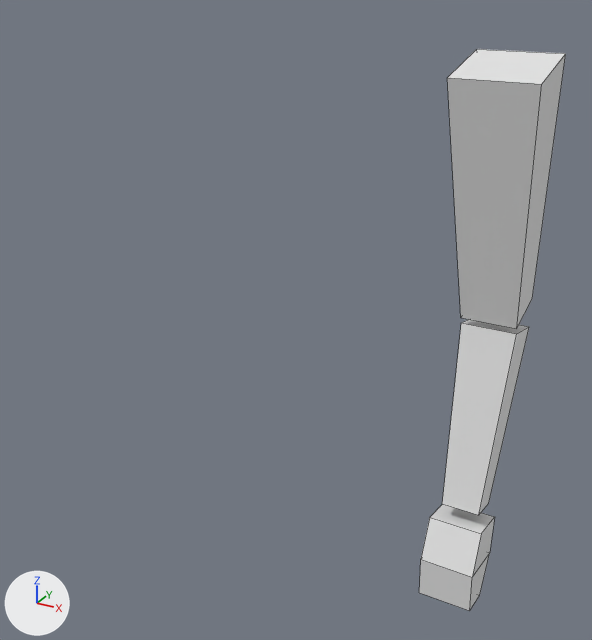
One commit to the Blender file Arm.blend: the scene before it, then after it.
The view is the same before and after, from a camera (50 mm lens) standing at (1.7, -6.66, 4.92) and looking at (-1.92, -0.07, 1.63). Lighting does not change. The marker at lower left points along +X, +Y and +Z. Mesh edges are drawn as thin lines.

Before the edit, the objects in view are built like this:
```python
me_cube_002 = bpy.data.meshes.new('Cube.002')
me_cube_002.from_pydata(...)  # 12 vertices, 10 faces; spans x -0.25..0.25, y -0.305..0.305, z -0.403..0.403
me_cube_003 = bpy.data.meshes.new('Cube.003')
me_cube_003.from_pydata(...)  # 8 vertices, 6 faces; spans x -0.35..0.35, y -0.35..0.35, z -0.88..1.32
me_cube_004 = bpy.data.meshes.new('Cube.004')
me_cube_004.from_pydata(...)  # 8 vertices, 6 faces; spans x -0.25..0.25, y -0.25..0.25, z -0.88..0.88
me_cube_005 = bpy.data.meshes.new('Cube.005')
me_cube_005.from_pydata(...)  # 12 vertices, 10 faces; spans x -0.25..0.25, y -0.305..0.305, z -0.403..0.403
ob_geo_hand = bpy.data.objects.new('GEO_Hand', me_cube_002)
ob_geo_hand.location = (0.0, -0.38, -0.32)
ob_geo_hand.rotation_euler = (-0.244, 0.0, 0.0)  # degrees (-14, 0, 0)
ob_geo_hand_001 = bpy.data.objects.new('GEO_Hand.001', me_cube_005)
ob_geo_hand_001.location = (0.0, -0.38, -0.32)
ob_geo_hand_001.rotation_euler = (-0.244, 0.0, 0.0)  # degrees (-14, 0, 0)
ob_geo_hand_001.hide_set(True)  # its collection is switched off
ob_geo_lowerarm_001 = bpy.data.objects.new('GEO_LowerArm.001', me_cube_004)
ob_geo_lowerarm_001.location = (0.0, 0.0, 1.03)
ob_geo_lowerarm_001.rotation_euler = (-0.246, 0.0, 0.0)  # degrees (-14, 0, 0)
ob_geo_lowerarm_001.hide_set(True)  # its collection is switched off
ob_geo_upperarm_001 = bpy.data.objects.new('GEO_UpperArm.001', me_cube_003)
ob_geo_upperarm_001.location = (0.0, 0.0, 2.91)
ob_geo_upperarm_001.rotation_euler = (0.212, 0.0, 0.0)  # degrees (12, 0, 0)
ob_geo_upperarm_001.hide_set(True)  # its collection is switched off
# also in view: 'GEO_LowerArm' at (0.0, 0.04, 1.04); 'GEO_UpperArm' at (0.0, -0.09, 3.13)
```
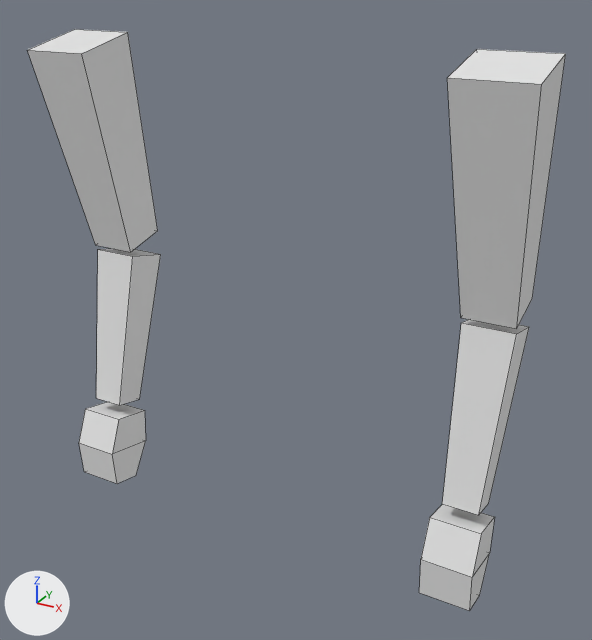
The change, as JSON lines over the scene's bpy script:
```json
{"op": "set", "path": "ob_geo_upperarm_001.location", "old": "(0.0, 0.0, 2.91)", "new": "(-4.24, 0.0, 2.91)"}
{"op": "remove", "block": "ob_geo_upperarm_001", "code": "ob_geo_upperarm_001.hide_set(True)  # its collection is switched off"}
{"op": "set", "path": "ob_geo_lowerarm_001.location", "old": "(0.0, 0.0, 1.03)", "new": "(-4.24, 0.0, 1.03)"}
{"op": "remove", "block": "ob_geo_lowerarm_001", "code": "ob_geo_lowerarm_001.hide_set(True)  # its collection is switched off"}
{"op": "set", "path": "ob_geo_hand_001.location", "old": "(0.0, -0.38, -0.32)", "new": "(-4.24, -0.38, -0.32)"}
{"op": "remove", "block": "ob_geo_hand_001", "code": "ob_geo_hand_001.hide_set(True)  # its collection is switched off"}
```

What differs and where, as boxes [x1, y1, x2, y2] in the pictures (592 x 640 px):
```json
{"object": "GEO_UpperArm.001", "change": "shown", "after": [27, 29, 158, 252]}
{"object": "GEO_LowerArm.001", "change": "shown", "after": [96, 248, 161, 405]}
{"object": "GEO_Hand.001", "change": "shown", "after": [79, 402, 146, 484]}
```
